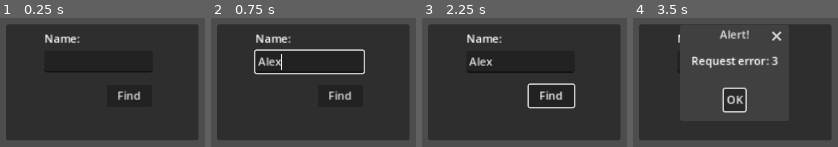
Above: before the commit, frames 1-4 (left to right).
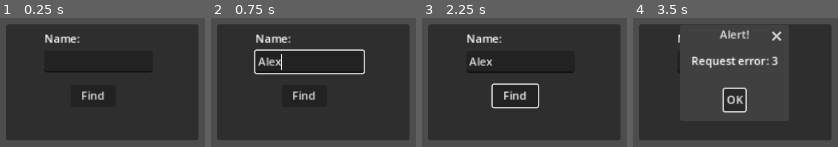
Above: after the commit, the same moments.

Repository: rivet-gg/example-godot-bomber
Game: Godot game, scene res://lobby.tscn
The game is run twice, just before and just after one commit, with the same random seed, the same clock (stepped at 60 frames per second) and the same inputs.
Inputs (mouse positions are in pixels of both pictures, inside the frame that each line leads up to):
- Up to frame 1 (0.25 s): no input
- Up to frame 2 (0.75 s): click (309, 60) at 0.52 s; type "Alex" at 0.6 s
- Up to frame 3 (2.25 s): click "Find" at 1.25 s; click "OK" at 2 s
- Up to frame 4 (3.5 s): tap Enter at 2.75 s; hold D (move_right) from 2.78 s (still down); hold Space (set_bomb) from 2.78 s (still down)

The runs differ from the first frame. In frame 1, 0.9% of the frame differs, in the area x 40-69%, y 56-64%; in frame 2, 0.9%; in frame 3, 2.7%, in the area x 33-76%, y 50-71%; in frame 4, nothing differs.

Commit message:
Fix multiplayer

Diff:
--- a/gamestate.gd
+++ b/gamestate.gd
@@ -135,8 +135,6 @@
 func start_server():
 	print("Starting server on %s" % DEFAULT_PORT)
 
-	# Take authority of the game state
-	set_multiplayer_authority(multiplayer.get_unique_id())
 
 	peer = ENetMultiplayerPeer.new()
 	peer.create_server(DEFAULT_PORT, MAX_PEERS)
@@ -205,9 +203,12 @@
 	return player_name
 
 
-@rpc("authority", "call_remote", "reliable")
+# TODO: Figure out why this doesn't work as "authority"
+@rpc("any_peer")
 func begin_game():
-	assert(multiplayer.is_server())
+	if !multiplayer.is_server():
+		return
+
 	load_world.rpc()
 
 	var world = get_tree().get_root().get_node("World")
--- a/lobby.tscn
+++ b/lobby.tscn
@@ -106,9 +106,9 @@
 theme_override_colors/font_color = Color(0.820312, 0.291595, 0.291595, 1)
 
 [node name="Join" type="Button" parent="Connect"]
-offset_left = 144.5
+offset_left = 92.5
 offset_top = 86.5
-offset_right = 209.5
+offset_right = 157.5
 offset_bottom = 117.5
 size_flags_horizontal = 2
 size_flags_vertical = 2
